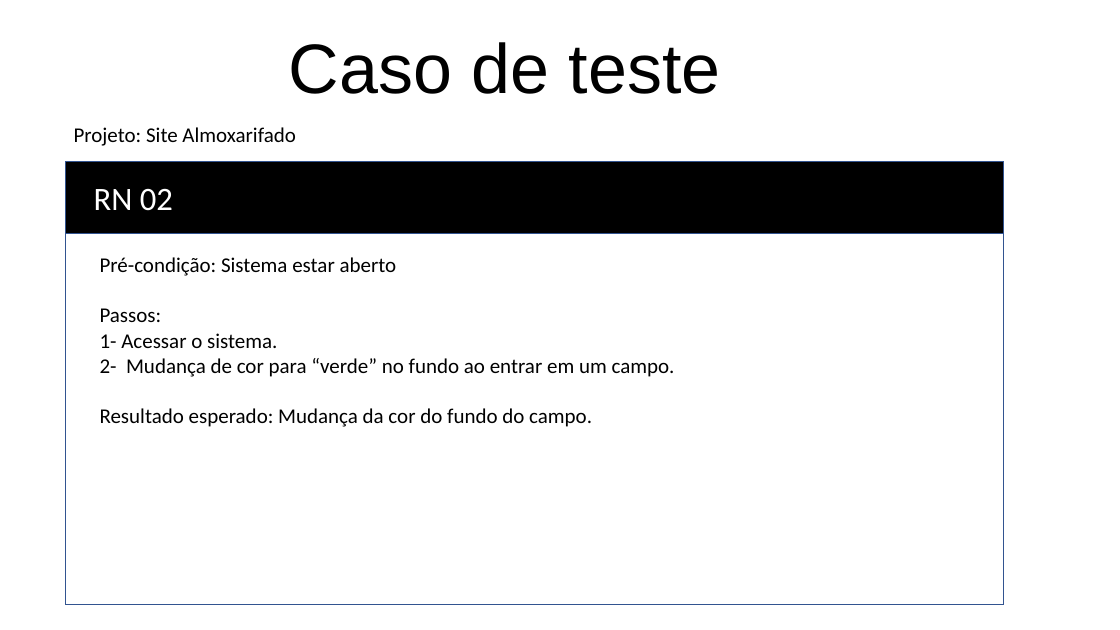
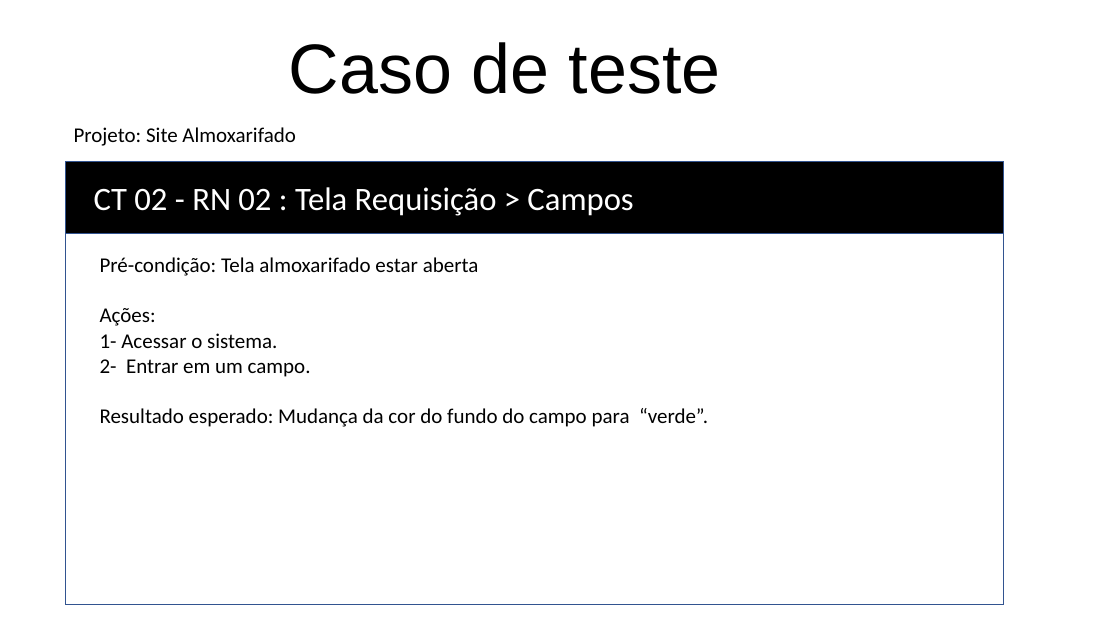
Before and after one commit to RaissaBarbs/Almoxarifado, a slide deck: slide 10 of RegrasNegocio/RN_Requisitos.pptx. Drawn at 1120x630 pixels with LibreOffice and Linux fonts; fonts in the diff are those of the drawing. Boxes give left, top, right and bottom in pixels: in the first picture for what was removed or moved away, otherwise in the second. Text is boxed around its words. In the diff, an @@ line names an element or a change of style, - is before the commit and + after.

```diff
--- a/RegrasNegocio/RN_Requisitos.pptx
+++ b/RegrasNegocio/RN_Requisitos.pptx
@@ text at [94, 187, 633, 216]: text changed @@
-RN 02
+CT 02 - RN 02 : Tela Requisição > Campos
@@ text at [100, 257, 479, 326]: text changed @@
-Pré-condição: Sistema estar aberto
-Passos:
+Pré-condição: Tela almoxarifado estar aberta
+Ações:
@@ text at [100, 359, 708, 427]: text changed @@
-2- Mudança de cor para “verde” no fundo ao entrar em um campo.
-Resultado esperado: Mudança da cor do fundo do campo.
+2- Entrar em um campo.
+Resultado esperado: Mudança da cor do fundo do campo para “verde”.
```
Also in this commit, not shown: 6 other slides changed, 7 slides added, 1 other file.
